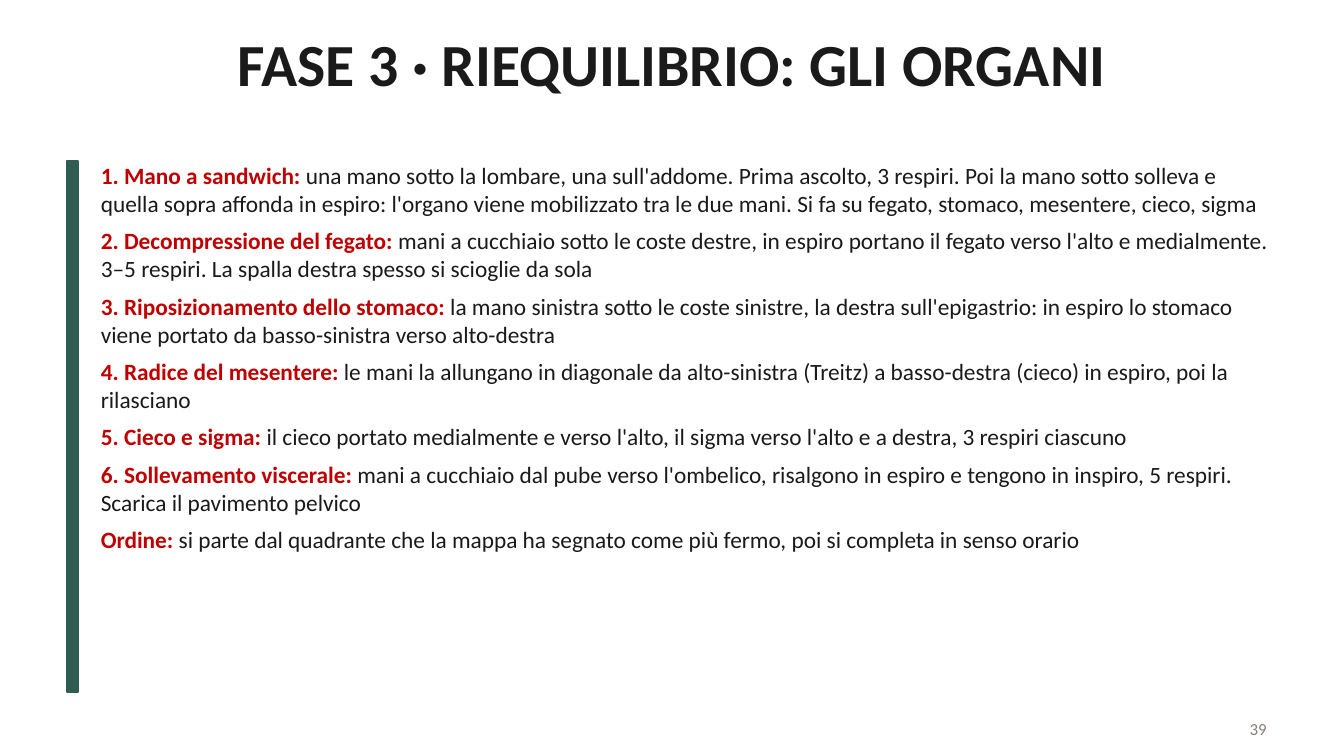
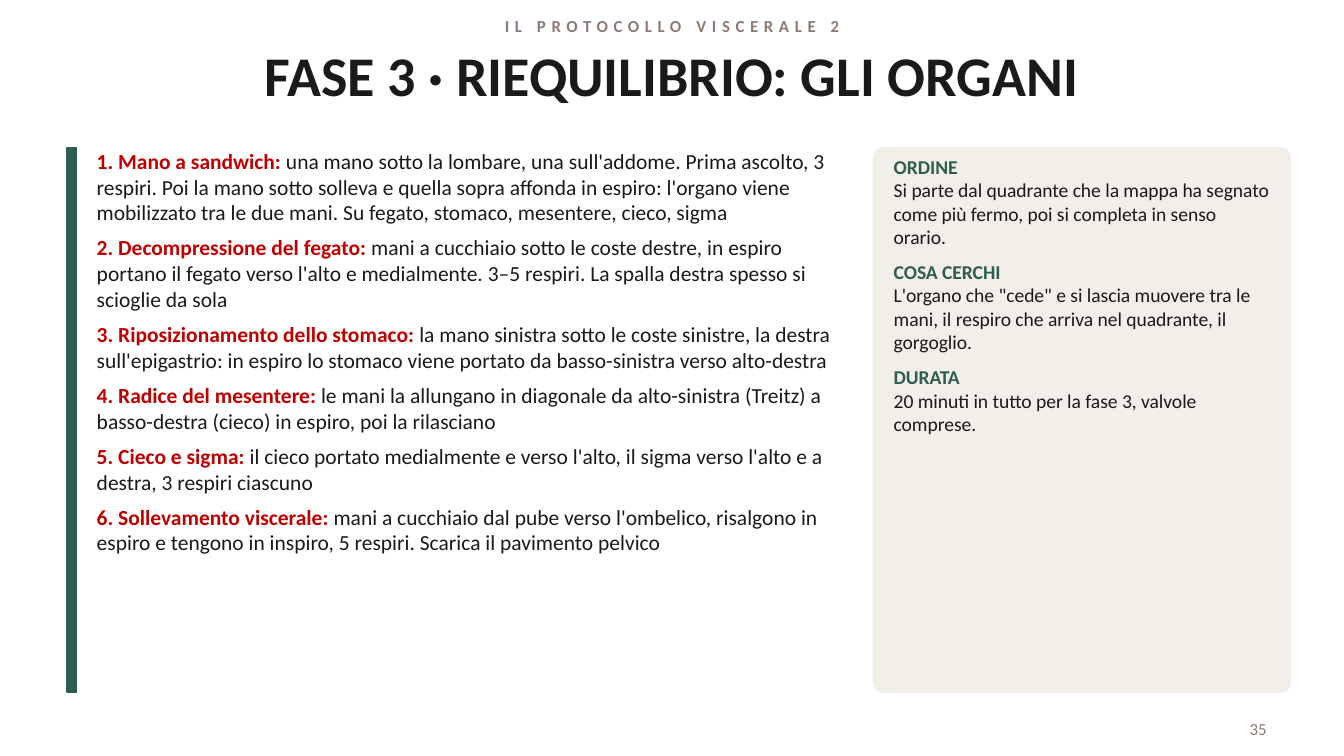
Before and after one commit to davidemcb/kinesiologia-studio, a slide deck: slide 35 of formazione/dispense/viscerale-2-livello.pptx (slide 39 before the commit). Drawn at 1344x756 pixels with LibreOffice and Linux fonts; fonts in the diff are those of the drawing. Boxes give left, top, right and bottom in pixels: in the first picture for what was removed or moved away, otherwise in the second. Text is boxed around its words. In the diff, an @@ line names an element or a change of style, - is before the commit and + after.

```diff
--- a/formazione/dispense/viscerale-2-livello.pptx
+++ b/formazione/dispense/viscerale-2-livello.pptx
@@ text added at (x1=505, y1=21, x2=840, y2=32), 9 pt, text #8C7B75, bold @@
+IL PROTOCOLLO VISCERALE 2
@@ title "FASE 3 · RIEQUILIBRIO: GLI ..." moved from (x1=237, y1=47, x2=1105, y2=94) to (x1=265, y1=59, x2=1078, y2=103) @@
@@ title "FASE 3 · RIEQUILIBRIO: GLI ..." at (x1=265, y1=59, x2=1078, y2=103): size 32 to 30 pt @@
@@ rectangle resized from (x1=67, y1=161, x2=78, y2=692) to (x1=67, y1=148, x2=77, y2=692) @@
@@ text "1. Mano a sandwich: una ..." moved from (x1=101, y1=167, x2=1268, y2=552) to (x1=97, y1=154, x2=830, y2=554) @@
@@ rounded rectangle added at (x1=874, y1=148, x2=1290, y2=692), fill #F2EEE8, outline #F2EEE8 1 pt @@
@@ text at (x1=97, y1=154, x2=824, y2=224): text changed; size 12.5 to 11.5 pt @@
-• 1. Mano a sandwich: una mano sotto la lombare, una sull'addome. Prima ascolto, 3 respiri. Poi la mano sotto solleva e quella sopra affonda in espiro: l'organo viene mobilizzato tra le due mani. Si fa su fegato, stomaco, mesentere, cieco, sigma
+• 1. Mano a sandwich: una mano sotto la lombare, una sull'addome. Prima ascolto, 3 respiri. Poi la mano sotto solleva e quella sopra affonda in espiro: l'organo viene mobilizzato tra le due mani. Su fegato, stomaco, mesentere, cieco, sigma
@@ text added at (x1=894, y1=161, x2=1268, y2=434), 10.5 pt, text #1A1A1A @@
+ORDINE
+Si parte dal quadrante che la mappa ha segnato come più fermo, poi si completa in senso orario.
+COSA CERCHI
+L'organo che "cede" e si lascia muovere tra le mani, il respiro che arriva nel quadrante, il gorgoglio.
+DURATA
+20 minuti in tutto per la fase 3, valvole comprese.
@@ text at (x1=97, y1=240, x2=830, y2=554): size 12.5 to 11.5 pt in "2. Decompressione del fegato: mani a cucchiaio ...", "3. Riposizionamento dello stomaco: la mano sinistra ...", "4. Radice del mesentere: le mani la ...", "5. Cieco e sigma: il cieco portato ..." and 1 more places @@
@@ text at (x1=101, y1=531, x2=1079, y2=552): paragraph removed @@
-• Ordine: si parte dal quadrante che la mappa ha segnato come più fermo, poi si completa in senso orario
@@ page number at (x1=1250, y1=724, x2=1267, y2=735): text changed @@
-39
+35
```
Also in this commit, not shown: 36 other slides changed, 1 slide added, 5 slides removed.
